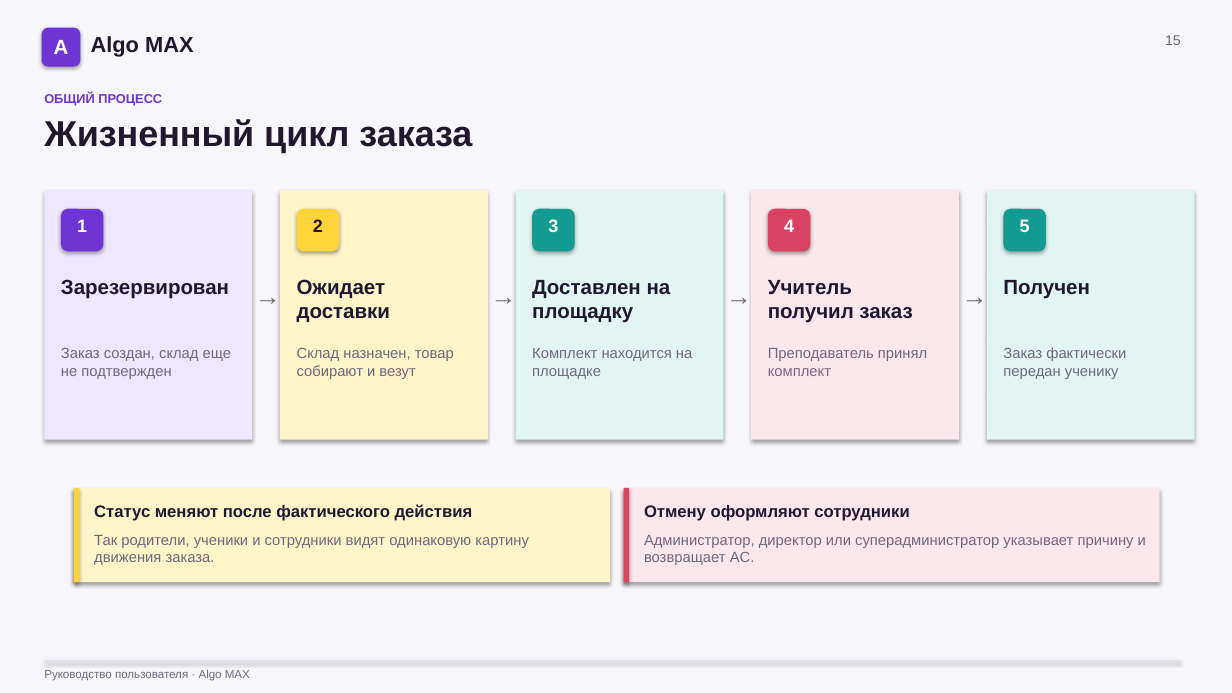
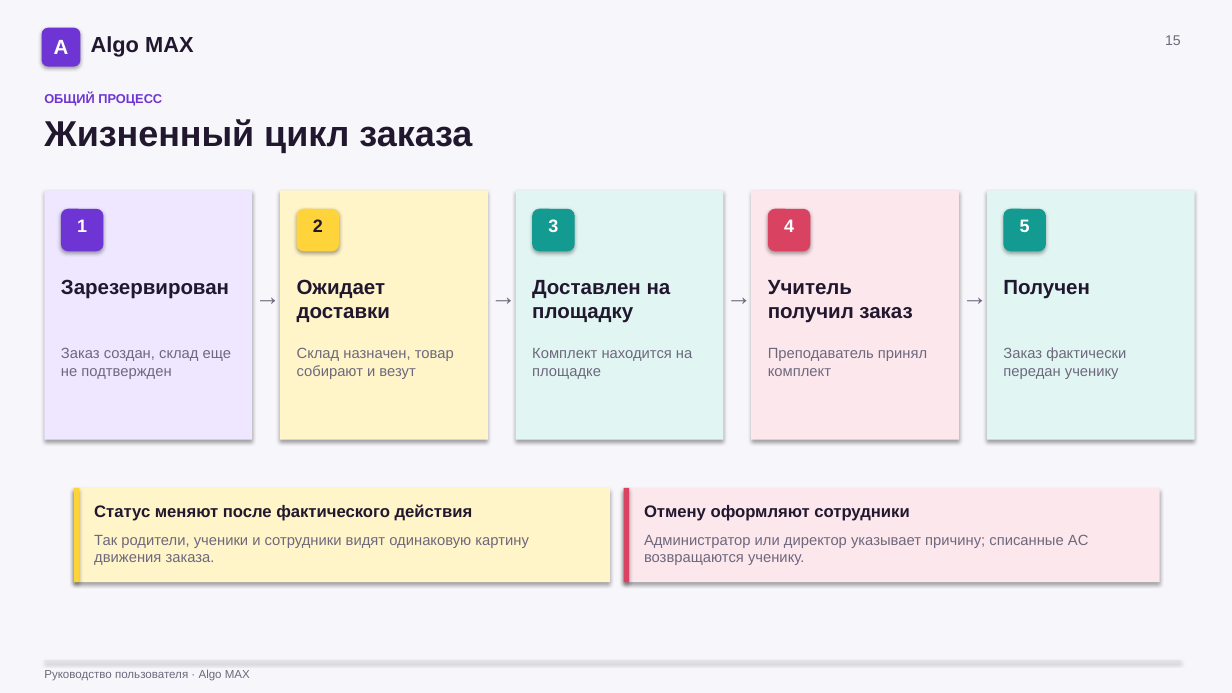
Before and after one commit to ImDoubleU/algo-bot-max, a slide deck: slide 15 of docs/Algo_MAX_Руководство_по_ролям.pptx. Drawn at 1232x693 pixels with LibreOffice and Linux fonts; fonts in the diff are those of the drawing. Boxes give left, top, right and bottom in pixels: in the first picture for what was removed or moved away, otherwise in the second. Text is boxed around its words. In the diff, an @@ line names an element or a change of style, - is before the commit and + after.

```diff
--- a/docs/Algo_MAX_Руководство_по_ролям.pptx
+++ b/docs/Algo_MAX_Руководство_по_ролям.pptx
@@ text at [644,534,1089,565]: text changed @@
-Администратор, директор или суперадминистратор указывает причину и возвращает AC.
+Администратор или директор указывает причину; списанные AC возвращаются ученику.
```
Also in this commit, not shown: 5 other slides changed, 9 other files.
